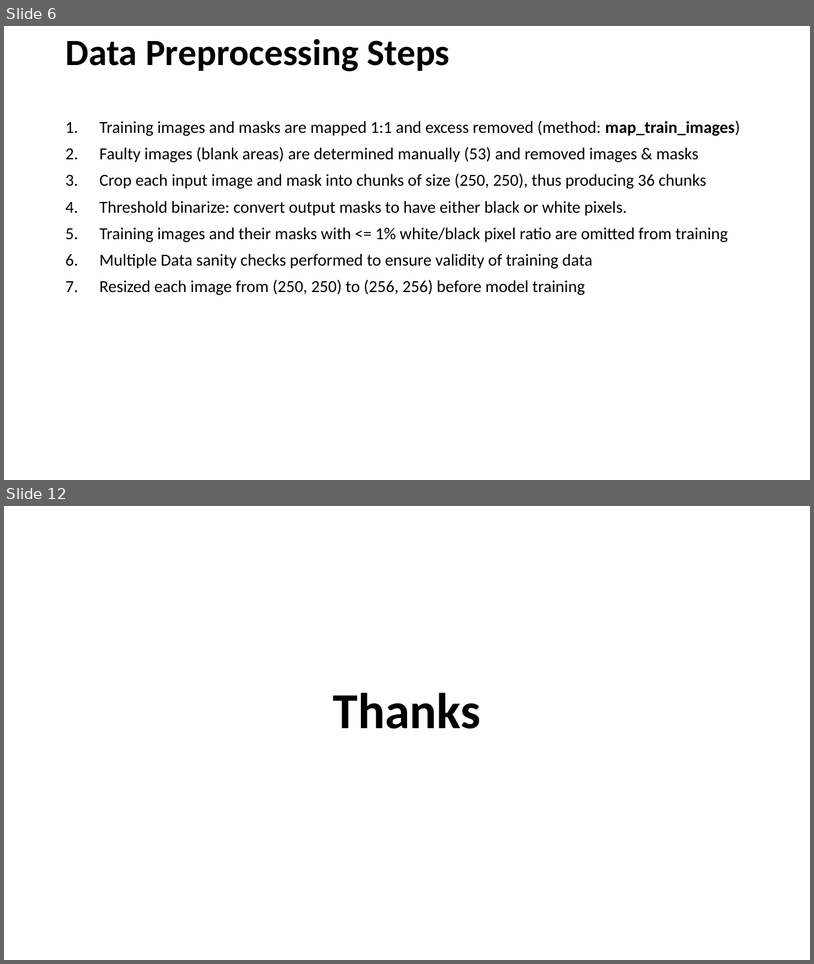
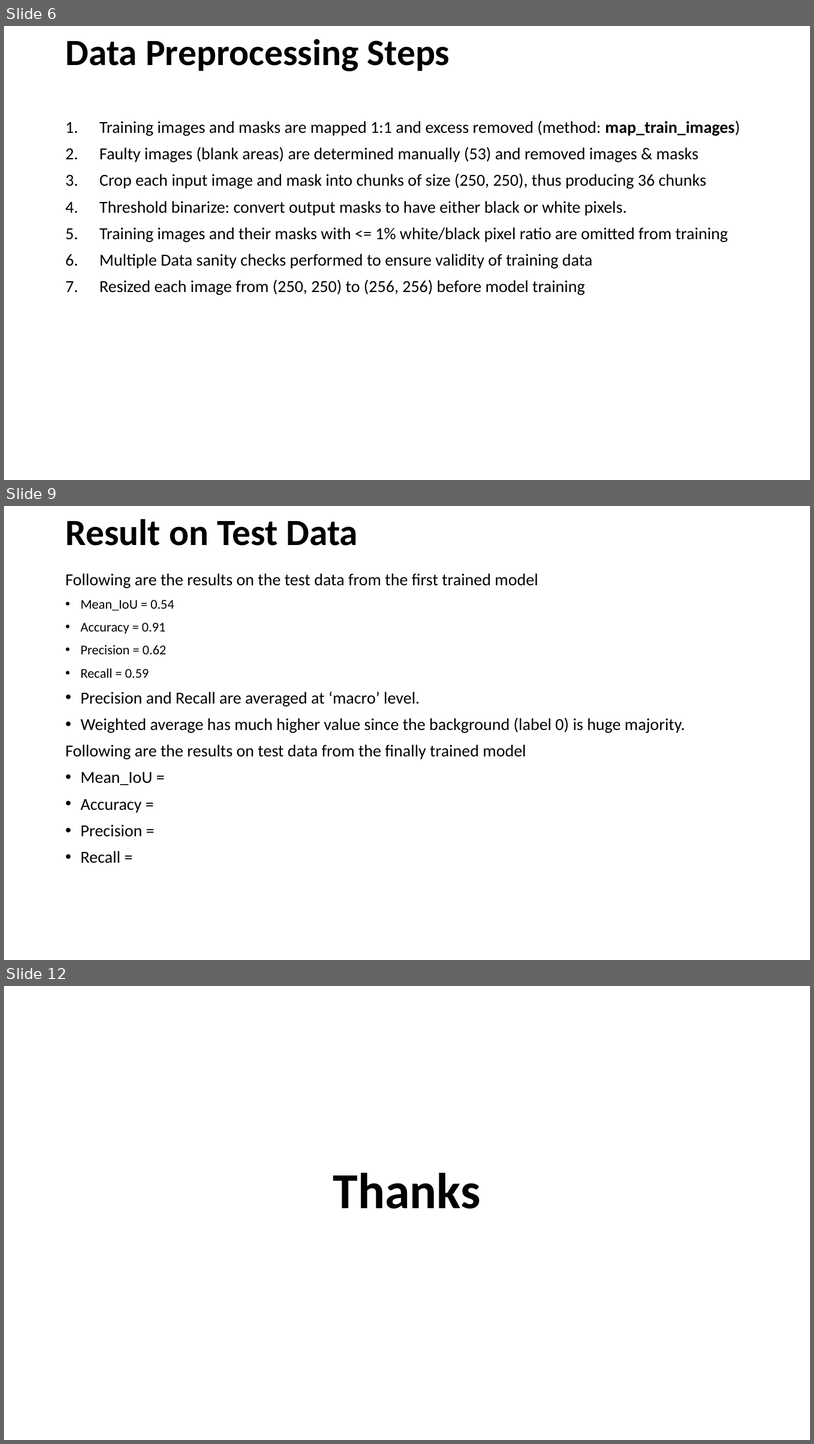
Before and after one commit to binit9/road_detection_satelite_imagery, a slide deck: Road Features from Satellite Imagery.pptx. Shown one above the other, each under a label of ours: slides 6 and 12 before the commit, slides 6, 9 and 12 after it; the slides between them are not shown. The pictures are 814x964 and 814x1444 pixels, drawn with LibreOffice and Linux fonts; fonts in the diff are those of the drawing. Boxes give left, top, right and bottom in pixels: in the first picture for what was removed or moved away, otherwise in the second. Text is boxed around its words. In the diff, an @@ line names an element or a change of style, - is before the commit and + after.

```diff
--- a/Road Features from Satellite Imagery.pptx
+++ b/Road Features from Satellite Imagery.pptx
@@ slide 9 added at (4, 506, 810, 960), background #FFFFFF @@
@@ text added at (65, 519, 358, 546), 44 pt, text #000000, bold @@
+Result on Test Data
@@ text added at (65, 573, 686, 863), 20 pt, text #000000 @@
+Following are the results on the test data from the first trained model
+• Mean_IoU = 0.54
+• Accuracy = 0.91
+• Precision = 0.62
+• Recall = 0.59
+• Precision and Recall are averaged at ‘macro’ level.
+• Weighted average has much higher value since the background (label 0) is huge majority.
+Following are the results on test data from the finally trained model
+• Mean_IoU =
+• Accuracy =
+• Precision =
+• Recall =
```
Also in this commit, not shown: 2 slides changed, 2 other slides added, 3 slides removed, 2 other files.
